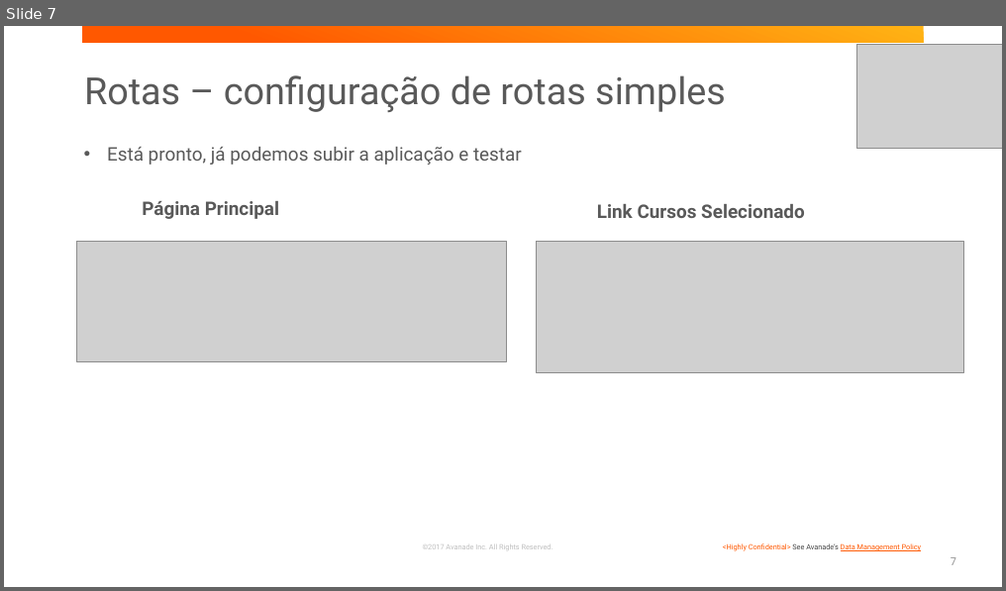
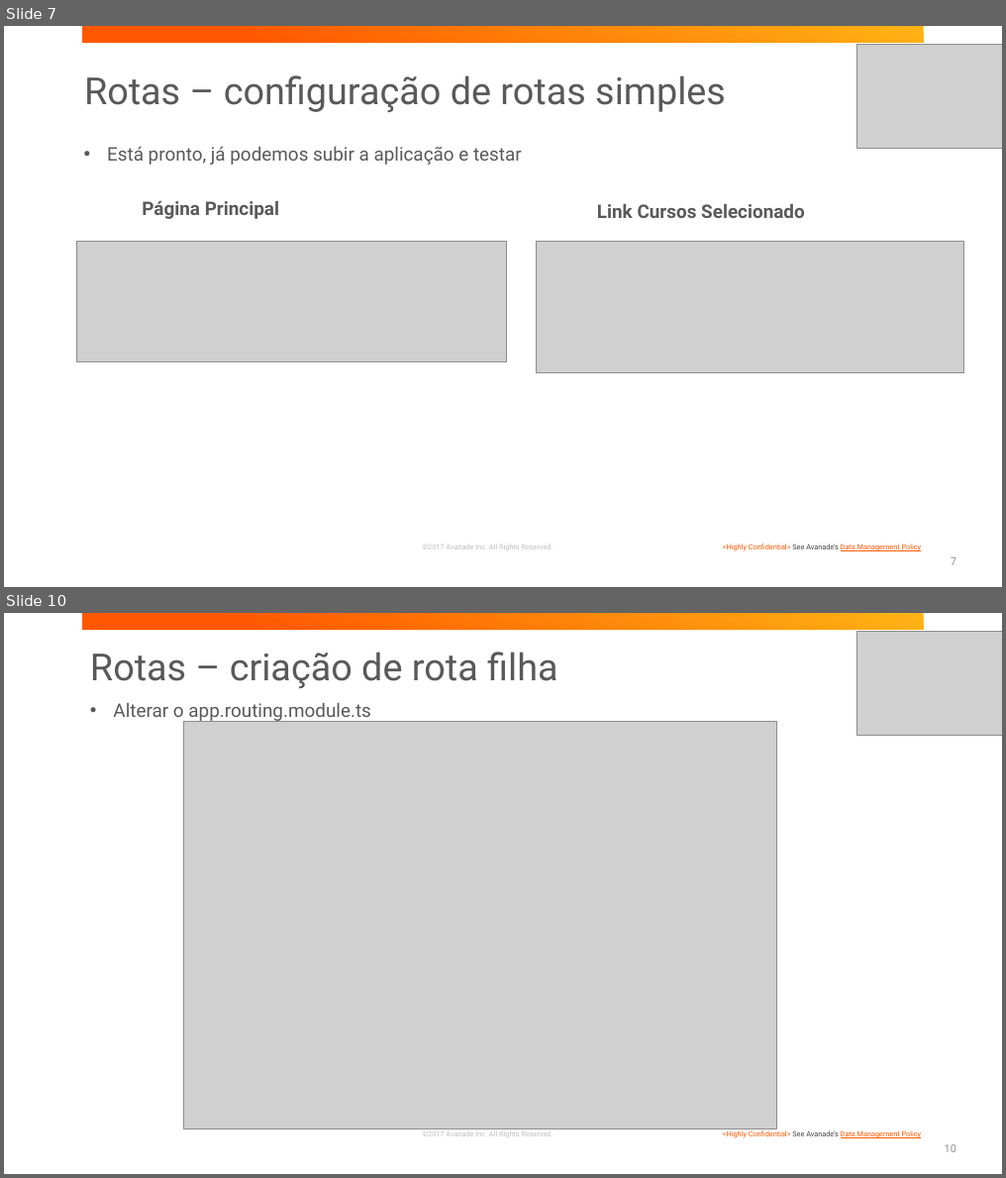
Before and after one commit to BootCampAvanSanAnder/BootCampSantander, a slide deck: presentations/TreinamentoAngular.pptx. Shown one above the other, each under a label of ours: slide 7 before the commit, slides 7 and 10 after it; the slides between them are not shown. The pictures are 1006x591 and 1006x1178 pixels, drawn with LibreOffice and Linux fonts; fonts in the diff are those of the drawing; grey boxes stand for pictures; background and template pictures are left out. Boxes give left, top, right and bottom in pixels: in the first picture for what was removed or moved away, otherwise in the second. Text is boxed around its words. In the diff, an @@ line names an element or a change of style, - is before the commit and + after.

Commit message:
Rotas Filhas - criação de 2 componentes subitem de curso

```diff
--- a/presentations/TreinamentoAngular.pptx
+++ b/presentations/TreinamentoAngular.pptx
@@ slide 10 added at <box>4,613,1002,1174</box>, background #FFFFFF; not listed: 3 template elements that a slide beside it also shows @@
@@ picture added at <box>856,631,1002,736</box> @@
@@ title added at <box>90,652,557,688</box>, 36 pt, text #595959 @@
+Rotas – criação de rota filha
@@ text added at <box>113,703,371,723</box>, 18 pt, text #595959 @@
+• Alterar o app.routing.module.ts
@@ picture added at <box>183,722,776,1130</box> @@
@@ page number added at <box>944,1145,956,1153</box>, 10.5 pt, text #939393 @@
+10
```
Also in this commit, not shown: 2 slides changed, 3 other slides added, 1 slide removed, 11 other files.
